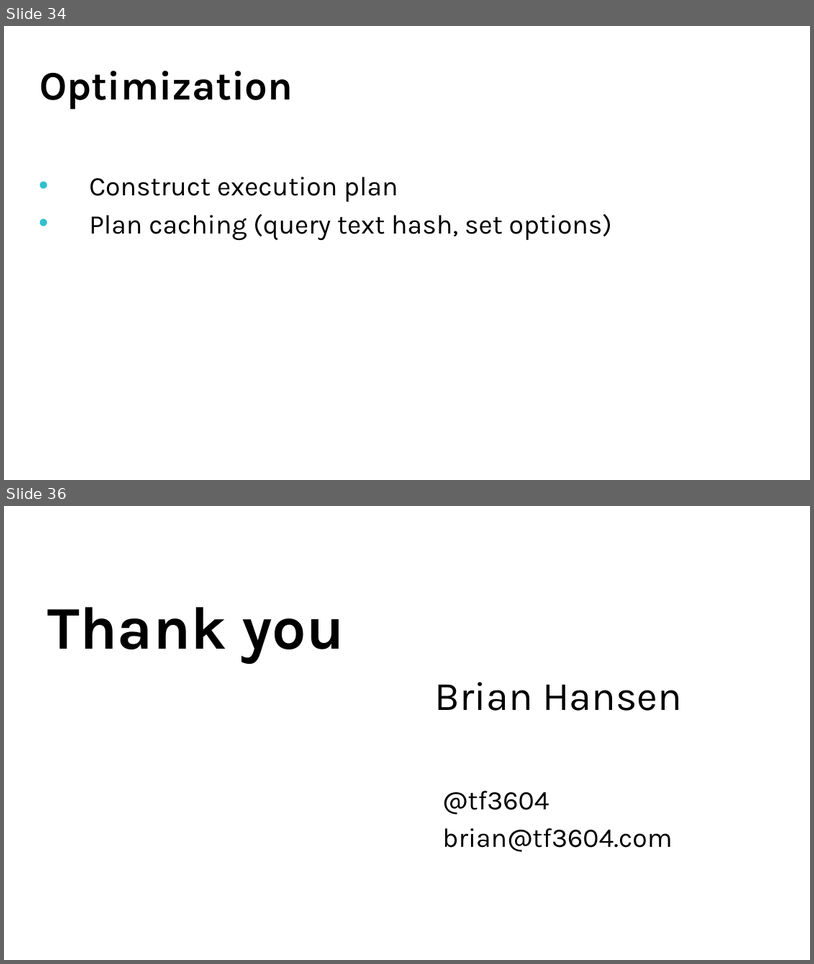
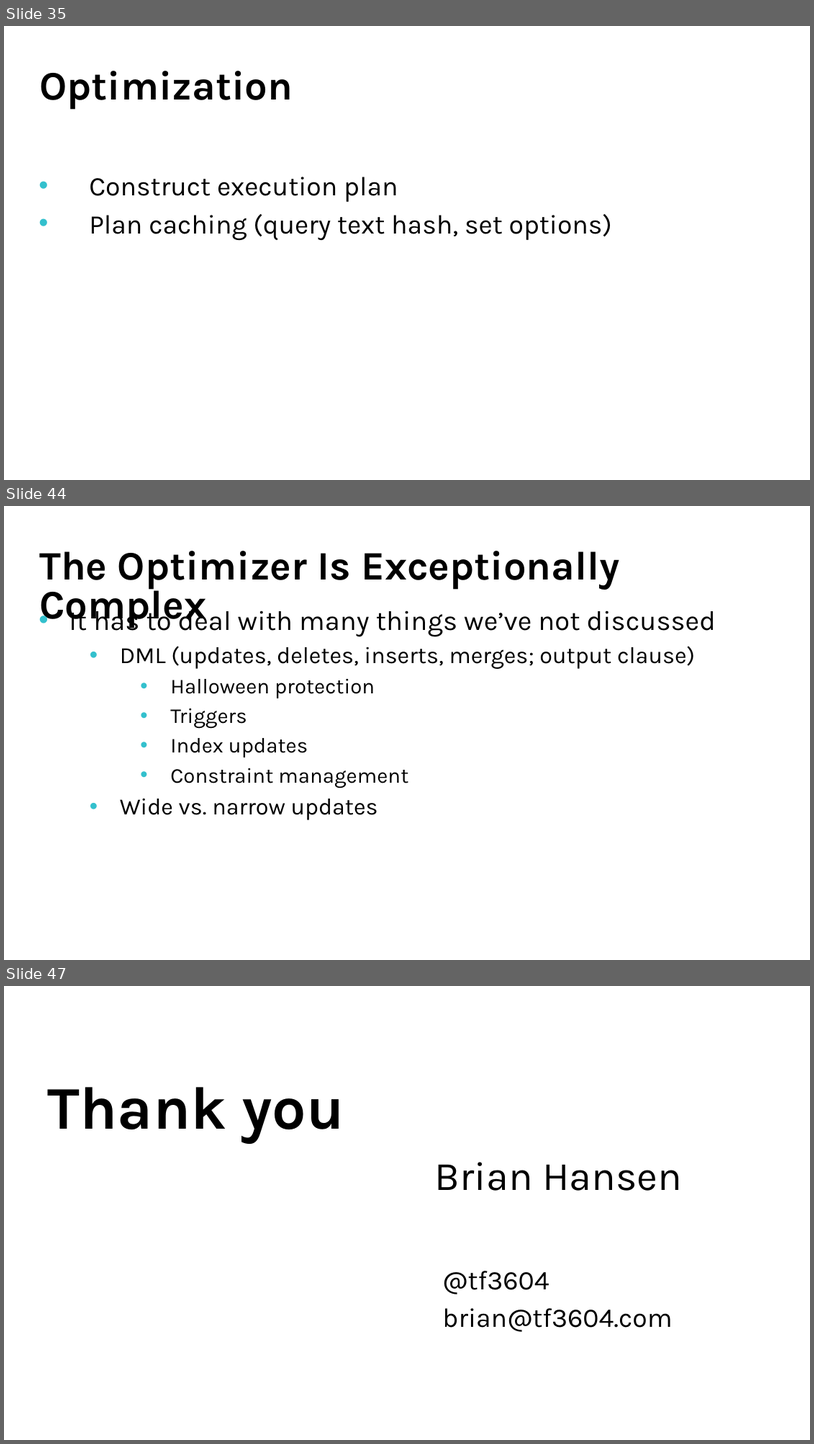
Before and after one commit to tf3604/OptimizerPresentation, a slide deck: Hansen - Get Your Optimizer to Give up All Its Secrets.pptx. Shown one above the other, each under a label of ours: slides 34 and 36 before the commit, slides 35, 44 and 47 after it; the slides between them are not shown. The pictures are 814x964 and 814x1444 pixels, drawn with LibreOffice and Linux fonts; fonts in the diff are those of the drawing; background and template pictures are left out. Boxes give left, top, right and bottom in pixels: in the first picture for what was removed or moved away, otherwise in the second. Text is boxed around its words. In the diff, an @@ line names an element or a change of style, - is before the commit and + after.

```diff
--- a/Hansen - Get Your Optimizer to Give up All Its Secrets.pptx
+++ b/Hansen - Get Your Optimizer to Give up All Its Secrets.pptx
@@ slide 44 added at (x1=4, y1=506, x2=810, y2=960), background picture (left out) @@
@@ title added at (x1=39, y1=551, x2=620, y2=628), 36 pt, text #000000, bold @@
+The Optimizer Is Exceptionally Complex
@@ text added at (x1=69, y1=605, x2=716, y2=820), 20.8 pt, text #000000 @@
+• It has to deal with many things we’ve not discussed
+  • DML (updates, deletes, inserts, merges; output clause)
+    • Halloween protection
+    • Triggers
+    • Index updates
+    • Constraint management
+  • Wide vs. narrow updates
@@ what was slide 34 is now slide 35 @@
@@ what was slide 36 is now slide 47 @@
```
Also in this commit, not shown: 1 slide changed, 10 other slides added.
